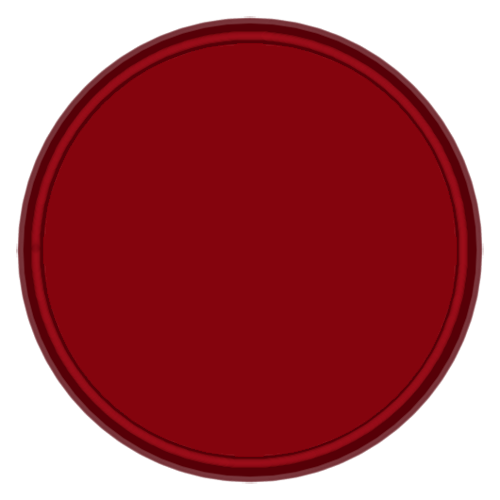
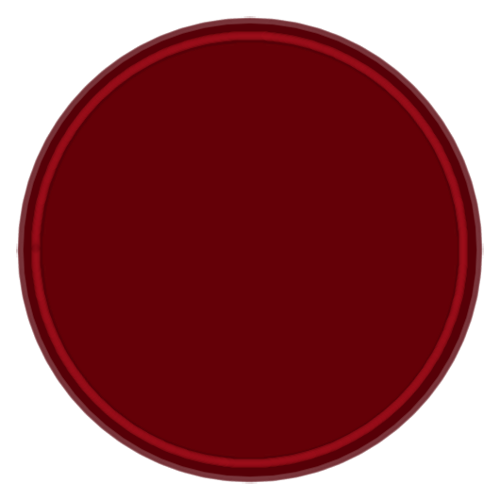
Layers edited between the first and the second (500, 500) image:
painted on "Layer 4" over [42, 42, 458, 458]
